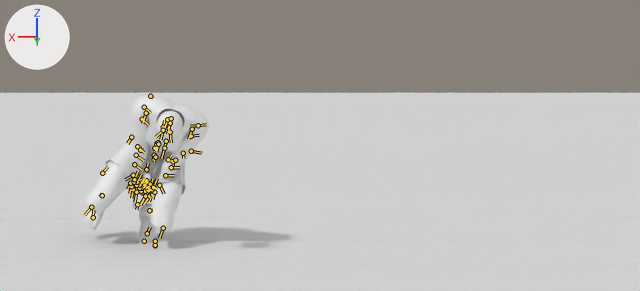
The Blender file anim-src/_preview_RollRight.blend, before and after one commit.
Before and after are seen from the file's camera 'CamWide'. Lighting does not change. The marker at upper left points along +X, +Y and +Z. The picture after the commit comes second. Both versions are drawn at frame 17 of the action 'StepDodgeRollRight'; the numbers are the values there. The bones that change, and the others that lie on the model, are drawn over the model as lines.

Names of what the first picture shows: 'Cube.005', 'Cube.012', 'Cube.015', 'Cube.023', 'Floor', 'HIMBO - Body HP', 'HIMBO - Boxers', 'HIMBO - Feet', 'HIMBO - Hands', 'PreviewHead' and 14 more.
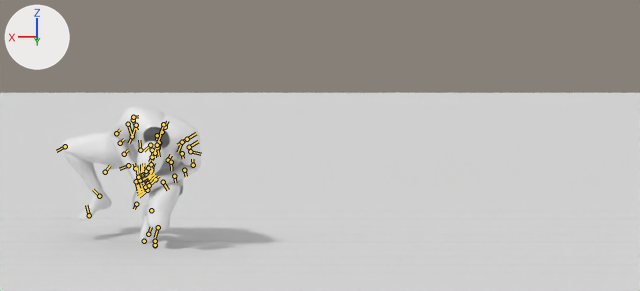
What differs and where, as boxes [x1, y1, x2, y2] in the pictures (640 x 291 px):
'HIMBO - Body HP', posed (12% wider, 8% shorter): before [85, 95, 209, 232]; after [62, 106, 201, 232]
'HIMBO - Boxers', posed: before [105, 134, 186, 208]; after [106, 128, 183, 208]
'PreviewHead', posed (16% taller): before [156, 111, 183, 141]; after [137, 141, 164, 176]
'HIMBO - Feet', posed: before [84, 203, 156, 244]; after [79, 184, 157, 244]
'HIMBO - Hands', posed: before [129, 169, 160, 198]; after [121, 152, 175, 192]
bone 'NPC COM [COM ]', root to tip: before (154, 155) to (153, 160); after (154, 155) to (152, 160)
bone 'NPC L Thigh [LThg]', root to tip: before (168, 159) to (172, 155); after (168, 160) to (171, 155)
bone 'NPC R Thigh [RThg]', root to tip: before (140, 150) to (142, 147); after (140, 150) to (139, 140)
bone 'NPC R Foot [Rft ]', root to tip: before (102, 195) to (99, 194); after (99, 196) to (93, 189)
bone 'NPC Spine [Spn0]', root to tip: before (158, 142) to (155, 150); after (159, 142) to (155, 151)
bone 'NPC Spine1 [Spn1]', root to tip: before (163, 130) to (160, 139); after (162, 132) to (158, 141)
bone 'NPC Spine2 [Spn2]', root to tip: before (167, 119) to (164, 130); after (163, 124) to (160, 134)
bone 'NPC L UpperArm [LUar]', root to tip: before (198, 125) to (190, 126); after (187, 139) to (177, 145)
bone 'NPC L Forearm [LLar]', root to tip: before (175, 160) to (167, 161); after (193, 165) to (192, 159)
bone 'NPC R UpperArm [RUar]', root to tip: before (144, 107) to (150, 113); after (133, 120) to (136, 130)
bone 'NPC R Forearm [RLar]', root to tip: before (137, 146) to (144, 152); after (116, 133) to (120, 129)
bone 'NPC Neck [Neck]', root to tip: before (171, 118) to (168, 128); after (157, 135) to (156, 139)
bone 'NPC Head [Head]', root to tip: before (170, 123) to (167, 134); after (152, 150) to (152, 154)

The change in detail:
Bone 'NPC COM [COM ]' (bone_npc_com__com) turns from (-19, -19, 0) to (-19, -19, -6) degrees about its own x, y and z.
Bone 'NPC L Thigh [LThg]' (bone_npc_l_thigh__lthg) turns from (-60, -9, -12) to (-62, -8, -12) degrees about its own x, y and z.
Bone 'NPC R Thigh [RThg]' (bone_npc_r_thigh__rthg) turns from (-48, -11, 12) to (-63, 5, 92) degrees about its own x, y and z.
Bone 'NPC R Foot [Rft ]' (bone_npc_r_foot__rft) turns from (-45, 32, -15) to (-42, 44, -69) degrees about its own x, y and z.
Bone 'NPC Spine [Spn0]' (bone_npc_spine__spn0) turns from (-17, 0, 0) to (-22, 0, 0) degrees about its own x, y and z.
Bone 'NPC Spine1 [Spn1]' (bone_npc_spine1__spn1) turns from (-17, 0, 0) to (-22, 0, 0) degrees about its own x, y and z.
Bone 'NPC Spine2 [Spn2]' (bone_npc_spine2__spn2) turns from (-17, 0, 0) to (-22, 0, 0) degrees about its own x, y and z.
Bone 'NPC L UpperArm [LUar]' (bone_npc_l_upperarm__luar) turns from (-54, 6, 42) to (-33, 9, 30) degrees about its own x, y and z.
Bone 'NPC L Forearm [LLar]' (bone_npc_l_forearm__llar) turns from (24, 0, 0) to (-67, 0, 0) degrees about its own x, y and z.
Bone 'NPC R UpperArm [RUar]' (bone_npc_r_upperarm__ruar) turns from (-54, -5, -43) to (-28, -9, -33) degrees about its own x, y and z.
Bone 'NPC R Forearm [RLar]' (bone_npc_r_forearm__rlar) turns from (24, 0, 0) to (-70, 0, 0) degrees about its own x, y and z.
Bone 'NPC Neck [Neck]' (bone_npc_neck__neck) turns from (-16, 1, 2) to (-51, 0, 3) degrees about its own x, y and z.
Bone 'NPC Head [Head]' (bone_npc_head__head) turns from (4, 3, 4) to (-11, -2, 6) degrees about its own x, y and z.
